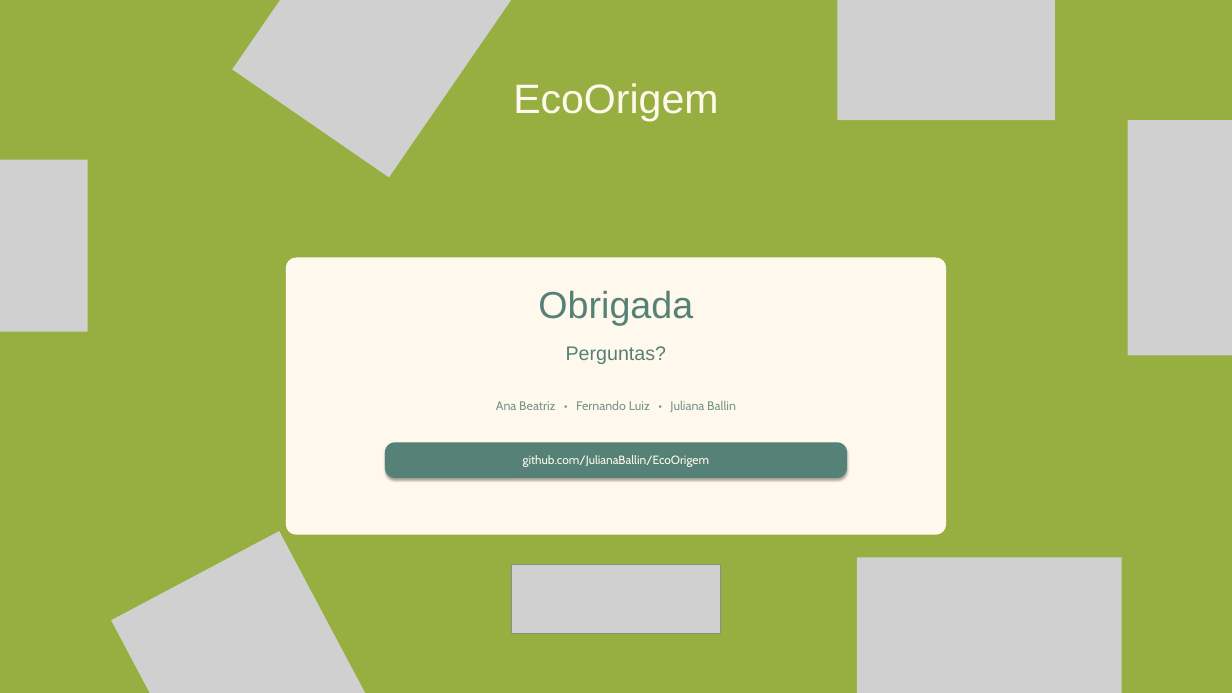
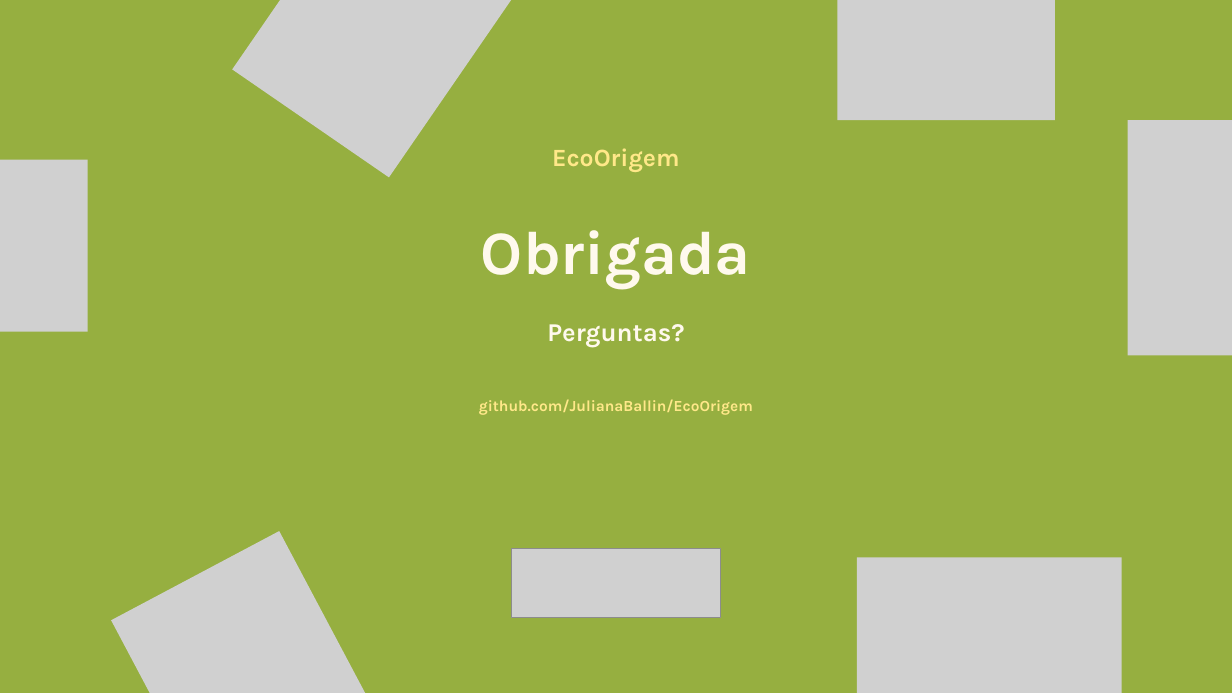
Before and after one commit to JulianaBallin/EcoOrigem, a slide deck: slide 9 of docs/slides/apresentacao-ecoorigem.pptx (slide 8 before the commit). Drawn at 1232x693 pixels with LibreOffice and Linux fonts; fonts in the diff are those of the drawing; grey boxes stand for pictures. Boxes give left, top, right and bottom in pixels: in the first picture for what was removed or moved away, otherwise in the second. Text is boxed around its words. In the diff, an @@ line names an element or a change of style, - is before the commit and + after.

```diff
--- a/docs/slides/apresentacao-ecoorigem.pptx
+++ b/docs/slides/apresentacao-ecoorigem.pptx
@@ text "EcoOrigem": place and size @@
-text "EcoOrigem" at box(513, 83, 718, 121)
+text "EcoOrigem" at box(552, 148, 680, 172)
@@ text "EcoOrigem" at box(552, 148, 680, 172): size 48 to 29 pt, font Arial to Karla, text colour #FFF9ED to #FFE889, bold on @@
@@ text "Obrigada": place and size @@
-text "Obrigada" at box(538, 290, 693, 325)
+text "Obrigada" at box(481, 230, 751, 289)
@@ text "Obrigada" at box(481, 230, 751, 289): size 44 to 72 pt, font Arial to Karla, text colour #558176 to #FFF9ED, bold on @@
@@ freeform shape removed at box(286, 257, 946, 535) @@
@@ text "Perguntas?": place and size @@
-text "Perguntas?" at box(566, 346, 667, 364)
+text "Perguntas?" at box(547, 324, 684, 347)
@@ text "Perguntas?" at box(547, 324, 684, 347): size 23 to 30 pt, font Arial to Karla, text colour #558176 to #FFF9ED, bold on @@
@@ text at box(479, 399, 753, 415): text changed; size 14.5 to 18 pt; font Cabin to Karla; text colour #77968E to #FFE889; bold on @@
-Ana Beatriz • Fernando Luiz • Juliana Ballin
+github.com/JulianaBallin/EcoOrigem
@@ rounded rectangle removed at box(385, 442, 847, 478) @@
-github.com/JulianaBallin/EcoOrigem
@@ picture: place and size @@
-picture at box(511, 564, 721, 634)
+picture at box(511, 548, 721, 618)
```
Also in this commit, not shown: 7 other slides changed, 1 slide added, 3 other files.
